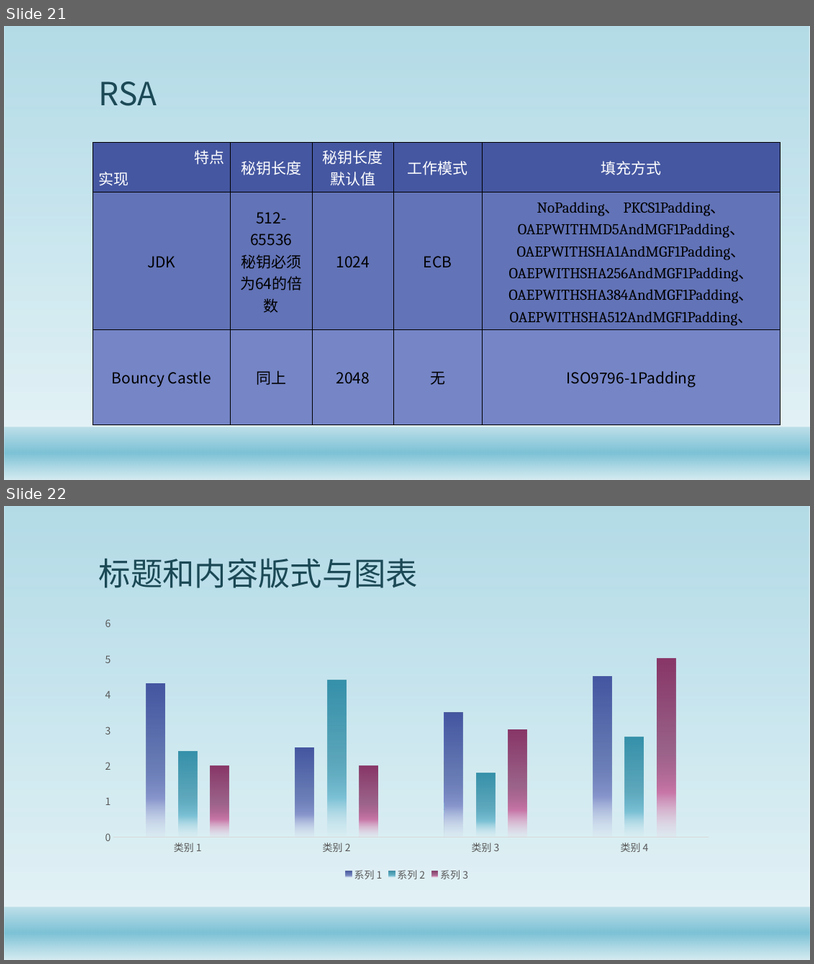
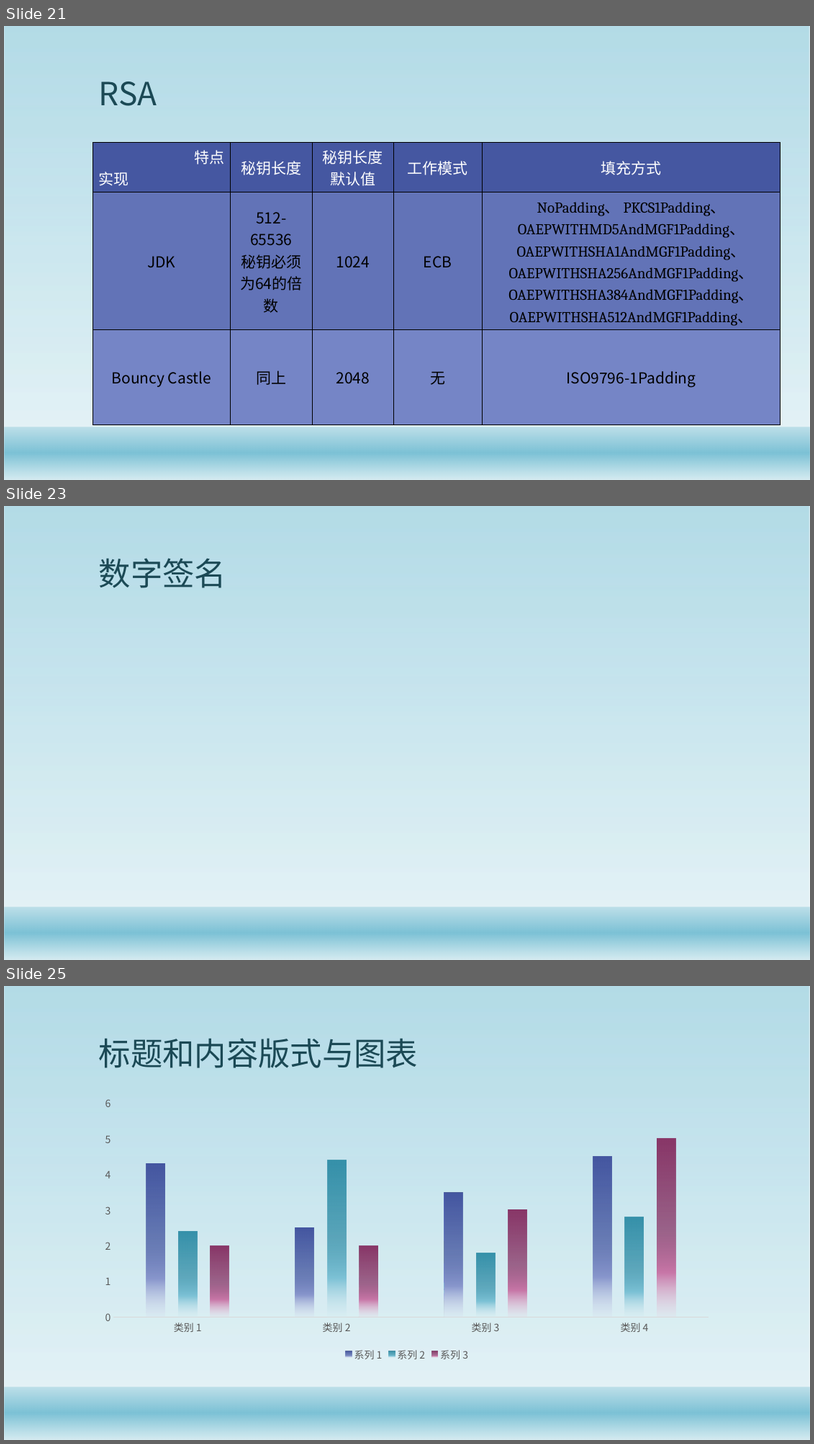
Before and after one commit to gaozhuo/java-security-doc, a slide deck: Java安全架构.pptx. Shown one above the other, each under a label of ours: slides 21 and 22 before the commit, slides 21, 23 and 25 after it; the slides between them are not shown. The pictures are 814x964 and 814x1444 pixels, drawn with LibreOffice and Linux fonts; fonts in the diff are those of the drawing; background and template pictures are left out. Boxes give left, top, right and bottom in pixels: in the first picture for what was removed or moved away, otherwise in the second. Text is boxed around its words. In the diff, an @@ line names an element or a change of style, - is before the commit and + after.

```diff
--- a/Java安全架构.pptx
+++ b/Java安全架构.pptx
@@ slide 23 added at (x1=4, y1=506, x2=810, y2=960), background #FFFFFF; not listed: 2 template elements that a slide beside it also shows @@
@@ title added at (x1=99, y1=558, x2=226, y2=588), 38 pt, text #1B4855 @@
+数字签名
@@ what was slide 22 is now slide 25 @@
```
Also in this commit, not shown: 2 other slides added, 1 other file.
